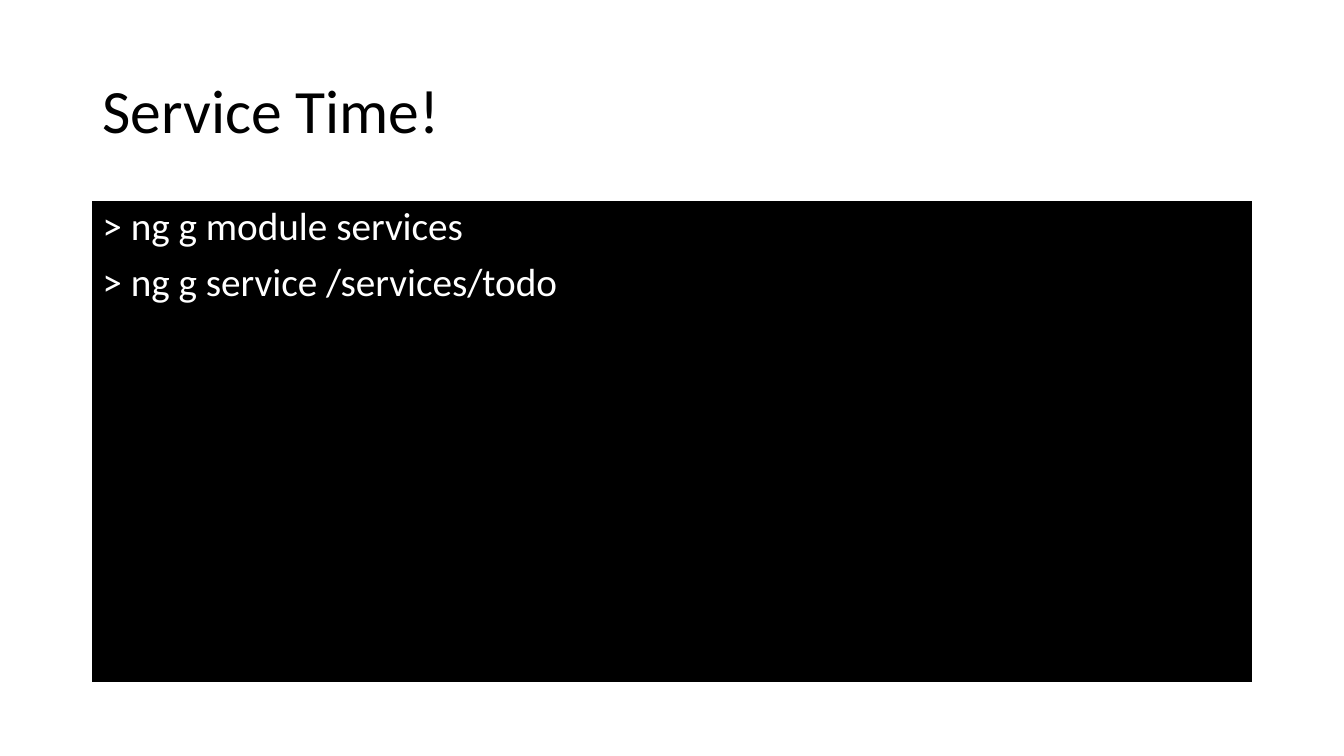
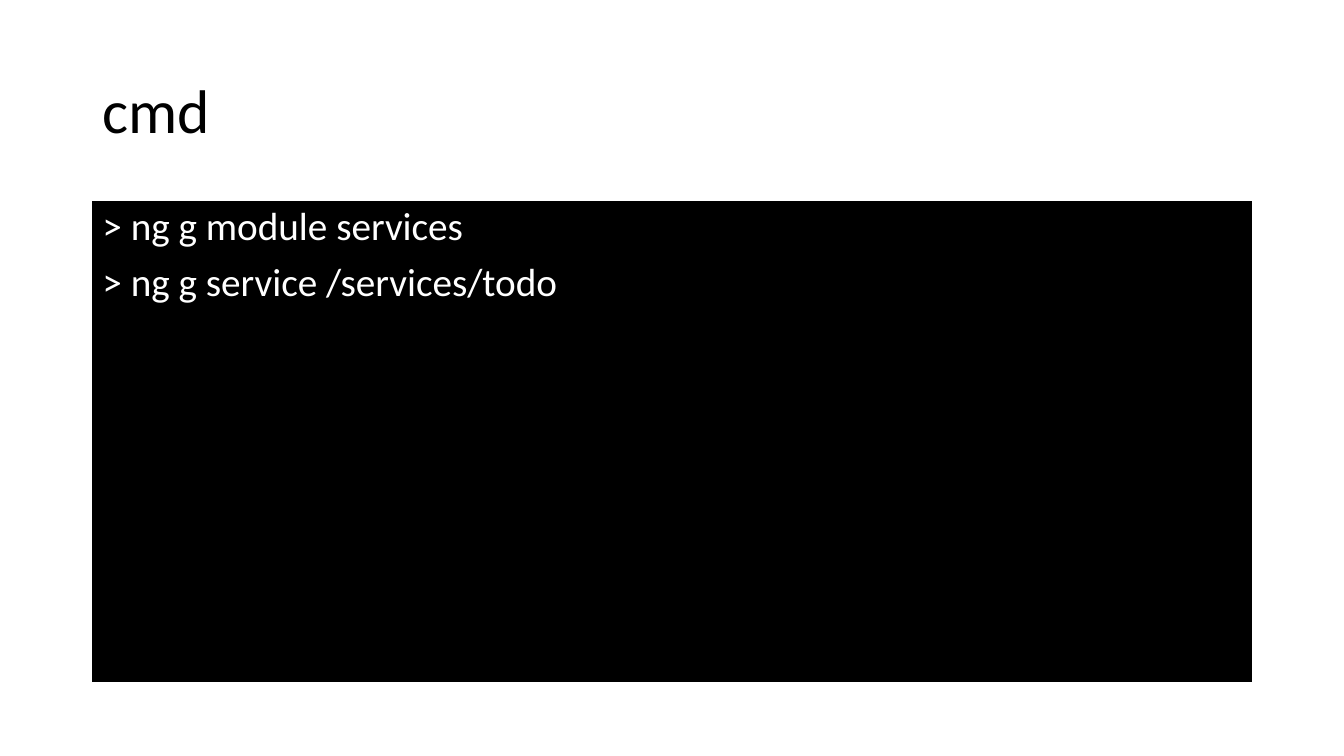
Before and after one commit to spirit-coding/todo-app-aj33349, a slide deck: slide 23 of Angular2.pptx. Drawn at 1344x756 pixels with LibreOffice and Linux fonts; fonts in the diff are those of the drawing. Boxes give left, top, right and bottom in pixels: in the first picture for what was removed or moved away, otherwise in the second. Text is boxed around its words. In the diff, an @@ line names an element or a change of style, - is before the commit and + after.

```diff
--- a/Angular2.pptx
+++ b/Angular2.pptx
@@ title at [102,90,210,134]: text changed @@
-Service Time!
+cmd
```
Also in this commit, not shown: 6 other slides changed, 9 slides added, 7 other files.
